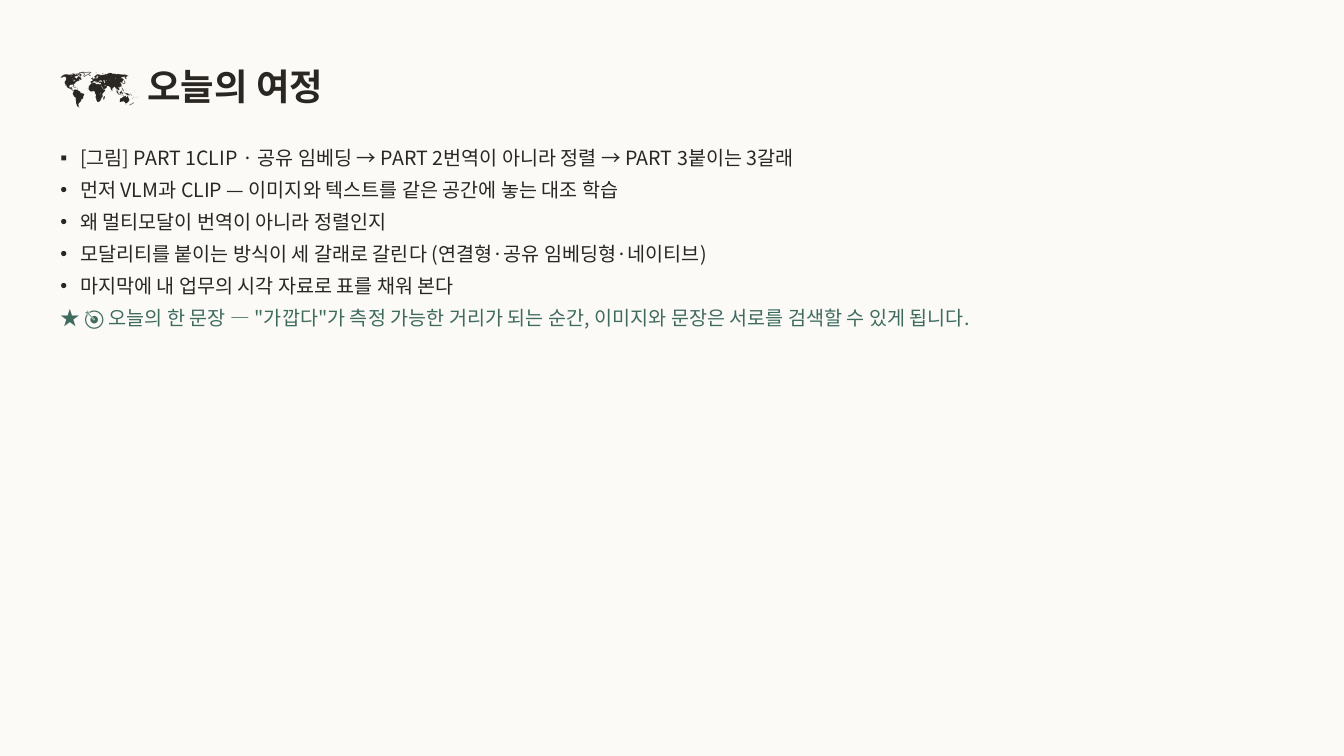
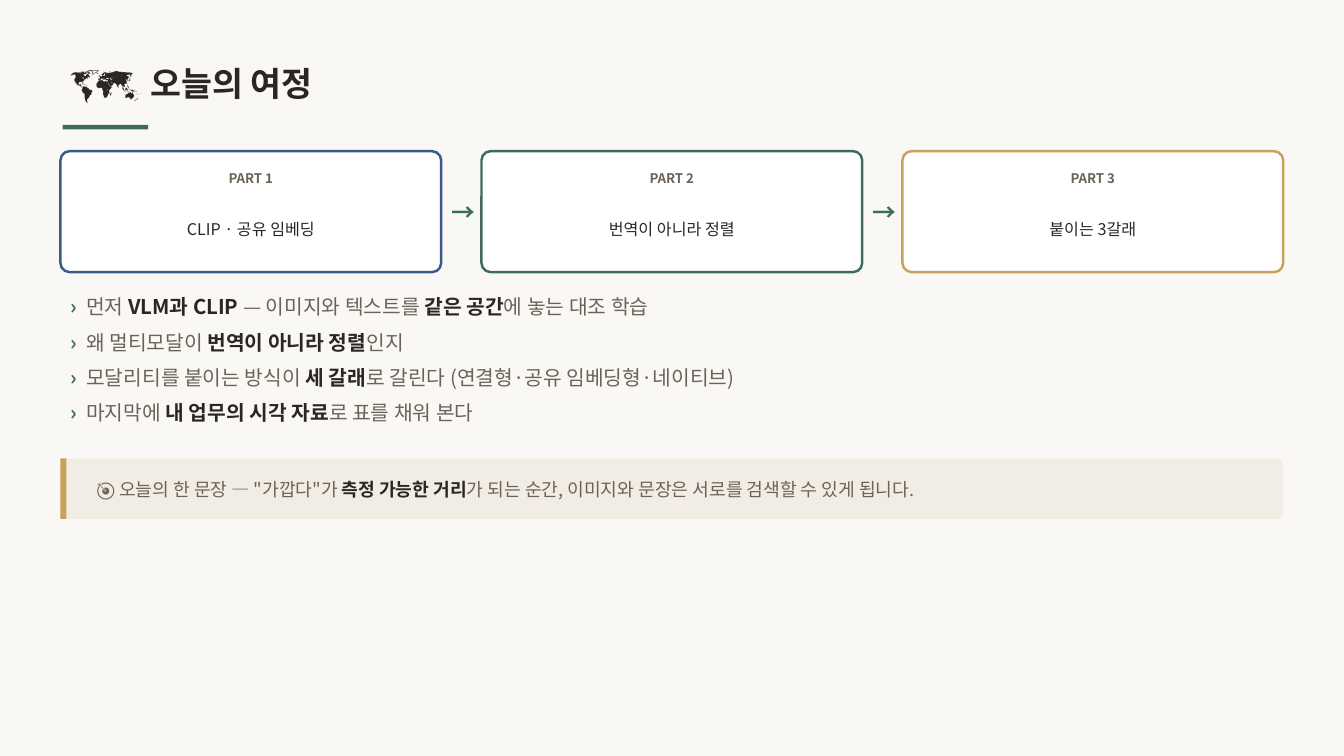
Before and after one commit to inseoklee-ai/study-room, a slide deck: slide 2 of pixels-sentences/pixels-sentences.pptx. Drawn at 1344x756 pixels with LibreOffice and Linux fonts; fonts in the diff are those of the drawing. Boxes give left, top, right and bottom in pixels: in the first picture for what was removed or moved away, otherwise in the second. Text is boxed around its words. In the diff, an @@ line names an element or a change of style, - is before the commit and + after.

```diff
--- a/pixels-sentences/pixels-sentences.pptx
+++ b/pixels-sentences/pixels-sentences.pptx
@@ background #FBFAF7 to #FAF8F4 @@
@@ text "🗺️ 오늘의 여정" at box(150, 67, 313, 99): size 26 to 24 pt @@
@@ rectangle added at box(63, 125, 148, 129), fill #3F6B5F @@
@@ rounded rectangle added at box(60, 151, 442, 272), fill #FFFFFF, outline #3A5A8C 1.75 pt @@
@@ text added at box(229, 173, 273, 183), 9.5 pt, text #6B6357, bold @@
+PART 1
@@ text added at box(442, 151, 482, 272), 17 pt, text #3F6B5F, bold @@
+→
@@ rounded rectangle added at box(482, 151, 863, 272), fill #FFFFFF, outline #3F6B5F 1.75 pt @@
@@ text added at box(650, 173, 694, 183), 9.5 pt, text #6B6357, bold @@
+PART 2
@@ text added at box(862, 151, 902, 272), 17 pt, text #3F6B5F, bold @@
+→
@@ rounded rectangle added at box(902, 151, 1284, 272), fill #FFFFFF, outline #C8A15A 1.75 pt @@
@@ text added at box(1071, 173, 1115, 183), 9.5 pt, text #6B6357, bold @@
+PART 3
@@ text added at box(187, 221, 315, 237), 11.5 pt, text #2A2723 @@
+CLIP · 공유 임베딩
@@ text added at box(609, 221, 735, 237), 11.5 pt, text #2A2723 @@
+번역이 아니라 정렬
@@ text added at box(1049, 221, 1137, 237), 11.5 pt, text #2A2723 @@
+붙이는 3갈래
@@ text at box(86, 297, 734, 422): text changed; size 14 to 14.5 pt; text colour #2A2723 to #6B6357 @@
-▪ [그림] PART 1CLIP · 공유 임베딩 → PART 2번역이 아니라 정렬 → PART 3붙이는 3갈래
-• 먼저 VLM과 CLIP — 이미지와 텍스트를 같은 공간에 놓는 대조 학습
-• 왜 멀티모달이 번역이 아니라 정렬인지
-• 모달리티를 붙이는 방식이 세 갈래로 갈린다 (연결형·공유 임베딩형·네이티브)
-• 마지막에 내 업무의 시각 자료로 표를 채워 본다
-★ 🎯 오늘의 한 문장 — "가깝다"가 측정 가능한 거리가 되는 순간, 이미지와 문장은 서로를 검색할 수 있게 됩니다.
+› 먼저 VLM과 CLIP — 이미지와 텍스트를 같은 공간에 놓는 대조 학습
+› 왜 멀티모달이 번역이 아니라 정렬인지
+› 모달리티를 붙이는 방식이 세 갈래로 갈린다 (연결형·공유 임베딩형·네이티브)
+› 마지막에 내 업무의 시각 자료로 표를 채워 본다
@@ rounded rectangle added at box(60, 459, 1284, 519), fill #F2EDE4 @@
@@ rectangle added at box(60, 459, 67, 519), fill #C8A15A @@
@@ text added at box(119, 480, 914, 499), 13 pt, text #6B6357 @@
+🎯 오늘의 한 문장 — "가깝다"가 측정 가능한 거리가 되는 순간, 이미지와 문장은 서로를 검색할 수 있게 됩니다.
```
Also in this commit, not shown: 19 other slides changed, 1 other file.
